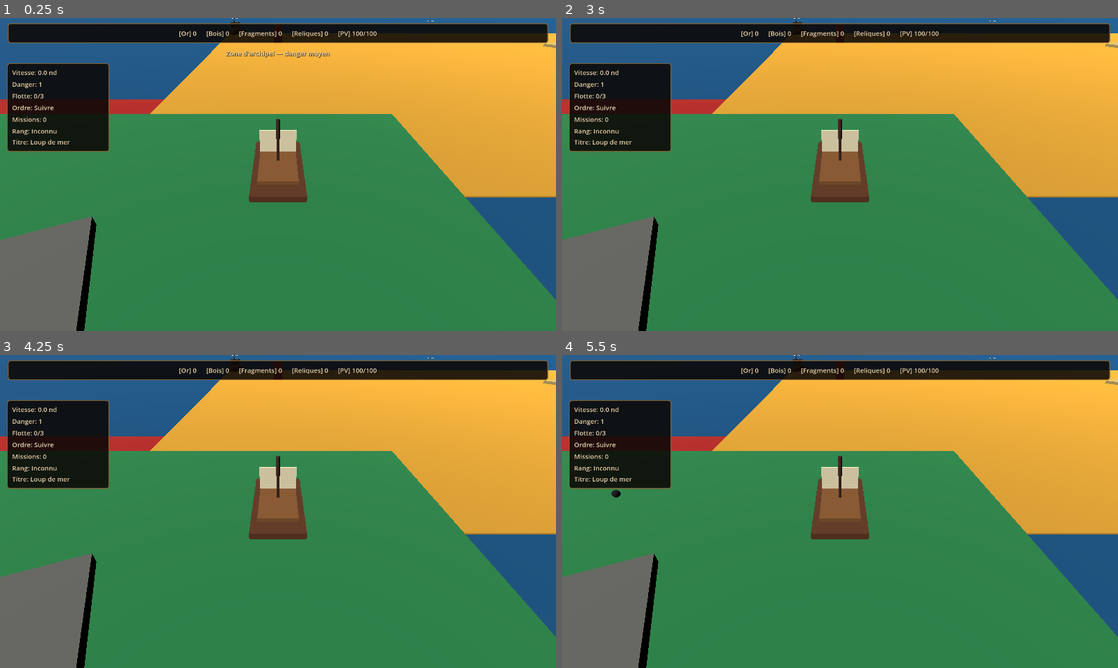
Above: before the commit, frames 1-4 (two rows, left to right).
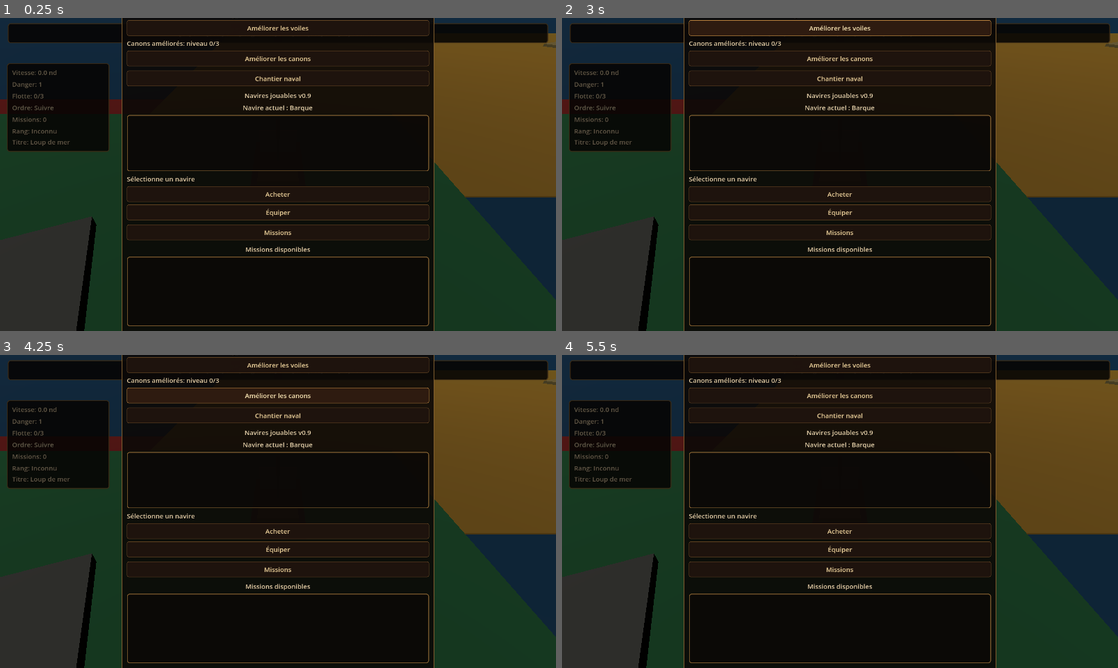
Above: after the commit, the same moments.

Repository: blou132/jeux-pirate
Game: Godot game, scene res://scenes/world/World.tscn
Same seed, same stepped clock (60 frames per second), same inputs: the game is played once before the commit and once after it.
Inputs (mouse positions are in pixels of both pictures, inside the frame that each line leads up to):
- Up to frame 1 (0.25 s): no input
- Up to frame 2 (3 s): click (840, 77) at 0.5 s, where only the run after the commit has a clickable "Chantier naval"; click (840, 193) at 1.25 s, where only the run after the commit has a clickable "Acheter"; click (840, 212) at 2 s, where only the run after the commit has a clickable "Équiper"; click (840, 27) at 2.75 s, where only the run after the commit has a clickable "Améliorer les voiles"
- Up to frame 3 (4.25 s): click (278, 395) at 3.5 s, where only the run after the commit has a clickable "Améliorer les canons"
- Up to frame 4 (5.5 s): click (840, 567) at 4.25 s, where only the run after the commit has a clickable "Missions"; tap Enter at 5 s; move the mouse to (962, 495) at 5.02 s; hold D from 5.03 s (still down); tap R at 5.1 s; click (962, 495) at 5.17 s

The runs differ from the first frame. In frame 1, 91% of the frame differs, in the area x 0-100%, y 0-100%; in frame 2, 92%; in frame 3, 91%; in frame 4, 91%.
Error after the commit: Parse Error: Cannot infer the type of "owned" variable because the value doesn't have a set type. (res://scripts/ui/PortMenu.gd:529)

Commit message:
feat: add shipyard menu at port

Diff:
--- a/scenes/ui/PortMenu.tscn
+++ b/scenes/ui/PortMenu.tscn
@@ -116,6 +116,44 @@
 layout_mode = 2
 text = "Améliorer les canons"
 
+[node name="ShipyardButton" type="Button" parent="Root/CenterContainer/PanelContainer/VBoxContainer"]
+custom_minimum_size = Vector2(0, 34)
+layout_mode = 2
+text = "Chantier naval"
+
+[node name="ShipyardContainer" type="VBoxContainer" parent="Root/CenterContainer/PanelContainer/VBoxContainer"]
+layout_mode = 2
+theme_override_constants/separation = 6
+
+[node name="ShipyardIntroLabel" type="Label" parent="Root/CenterContainer/PanelContainer/VBoxContainer/ShipyardContainer"]
+layout_mode = 2
+text = "Navires jouables v0.9"
+horizontal_alignment = 1
+
+[node name="CurrentShipLabel" type="Label" parent="Root/CenterContainer/PanelContainer/VBoxContainer/ShipyardContainer"]
+layout_mode = 2
+text = "Navire actuel : Barque"
+horizontal_alignment = 1
+
+[node name="ShipList" type="ItemList" parent="Root/CenterContainer/PanelContainer/VBoxContainer/ShipyardContainer"]
+custom_minimum_size = Vector2(0, 130)
+layout_mode = 2
+
+[node name="ShipDetailsLabel" type="Label" parent="Root/CenterContainer/PanelContainer/VBoxContainer/ShipyardContainer"]
+layout_mode = 2
+text = "Sélectionne un navire"
+autowrap_mode = 3
+
+[node name="BuyShipButton" type="Button" parent="Root/CenterContainer/PanelContainer/VBoxContainer/ShipyardContainer"]
+custom_minimum_size = Vector2(0, 32)
+layout_mode = 2
+text = "Acheter"
+
+[node name="EquipShipButton" type="Button" parent="Root/CenterContainer/PanelContainer/VBoxContainer/ShipyardContainer"]
+custom_minimum_size = Vector2(0, 32)
+layout_mode = 2
+text = "Équiper"
+
 [node name="MissionsButton" type="Button" parent="Root/CenterContainer/PanelContainer/VBoxContainer"]
 custom_minimum_size = Vector2(0, 34)
 layout_mode = 2
--- a/scripts/ui/PortMenu.gd
+++ b/scripts/ui/PortMenu.gd
@@ -16,6 +16,13 @@
 @onready var hull_upgrade_button: Button = $Root/CenterContainer/PanelContainer/VBoxContainer/UpgradesContainer/HullUpgradeButton
 @onready var sails_upgrade_button: Button = $Root/CenterContainer/PanelContainer/VBoxContainer/UpgradesContainer/SailsUpgradeButton
 @onready var cannons_upgrade_button: Button = $Root/CenterContainer/PanelContainer/VBoxContainer/UpgradesContainer/CannonsUpgradeButton
+@onready var shipyard_button: Button = $Root/CenterContainer/PanelContainer/VBoxContainer/ShipyardButton
+@onready var shipyard_container: VBoxContainer = $Root/CenterContainer/PanelContainer/VBoxContainer/ShipyardContainer
+@onready var current_ship_label: Label = $Root/CenterContainer/PanelContainer/VBoxContainer/ShipyardContainer/CurrentShipLabel
+@onready var ship_list: ItemList = $Root/CenterContainer/PanelContainer/VBoxContainer/ShipyardContainer/ShipList
+@onready var ship_details_label: Label = $Root/CenterContainer/PanelContainer/VBoxContainer/ShipyardContainer/ShipDetailsLabel
+@onready var buy_ship_button: Button = $Root/CenterContainer/PanelContainer/VBoxContainer/ShipyardContainer/BuyShipButton
+@onready var equip_ship_button: Button = $Root/CenterContainer/PanelContainer/VBoxContainer/ShipyardContainer/EquipShipButton
 @onready var missions_button: Button = $Root/CenterContainer/PanelContainer/VBoxContainer/MissionsButton
 @onready var missions_container: VBoxContainer = $Root/CenterContainer/PanelContainer/VBoxContainer/MissionsContainer
 @onready var missions_intro_label: Label = $Root/CenterContainer/PanelContainer/VBoxContainer/MissionsContainer/MissionsIntroLabel
@@ -34,12 +41,15 @@
 var _previous_pause_state: bool = false
 var _mission_ids: Array[String] = []
 var _selected_mission_id: String = ""
+var _ship_ids: Array[String] = []
+var _selected_ship_id: String = ""
 
 
 func _ready() -> void:
 	process_mode = Node.PROCESS_MODE_ALWAYS
 	root_control.visible = false
 	upgrades_container.visible = false
+	shipyard_container.visible = false
 	missions_container.visible = false
 	pirate_status_container.visible = false
 	repair_button.pressed.connect(_on_repair_pressed)
@@ -48,6 +58,10 @@
 	hull_upgrade_button.pressed.connect(_on_hull_upgrade_pressed)
 	sails_upgrade_button.pressed.connect(_on_sails_upgrade_pressed)
 	cannons_upgrade_button.pressed.connect(_on_cannons_upgrade_pressed)
+	shipyard_button.pressed.connect(_on_shipyard_pressed)
+	ship_list.item_selected.connect(_on_ship_selected)
+	buy_ship_button.pressed.connect(_on_buy_ship_pressed)
+	equip_ship_button.pressed.connect(_on_equip_ship_pressed)
 	missions_button.pressed.connect(_on_missions_pressed)
 	mission_list.item_selected.connect(_on_mission_selected)
 	accept_mission_button.pressed.connect(_on_accept_mission_pressed)
@@ -72,12 +86,14 @@
 	_set_hud_detail_mode(true)
 	status_label.text = ""
 	upgrades_container.visible = false
+	shipyard_container.visible = false
 	missions_container.visible = false
 	pirate_status_container.visible = false
 	_refresh_repair_button()
 	_refresh_ally_repair_button()
 	_refresh_recruit_ally_button()
 	_refresh_upgrade_rows()
+	_refresh_shipyard_rows()
 	_refresh_mission_rows()
 	_refresh_pirate_status_panel()
 	root_control.visible = true
@@ -203,6 +219,7 @@
 func _on_upgrades_pressed() -> void:
 	upgrades_container.visible = not upgrades_container.visible
 	if upgrades_container.visible:
+		shipyard_container.visible = false
 		missions_container.visible = false
 		pirate_status_container.visible = false
 		status_label.text = "Choisis une amélioration"
@@ -428,10 +445,149 @@
 		button.disabled = upgrade_system.is_max_level(upgrade_id)
 
 
+func _on_shipyard_pressed() -> void:
+	shipyard_container.visible = not shipyard_container.visible
+	if shipyard_container.visible:
+		upgrades_container.visible = false
+		missions_container.visible = false
+		pirate_status_container.visible = false
+		status_label.text = "Chantier naval"
+		_refresh_shipyard_rows()
+	else:
+		status_label.text = ""
+
+
+func _refresh_shipyard_rows() -> void:
+	ship_list.clear()
+	_ship_ids.clear()
+
+	var game_state := _get_game_state()
+	if game_state == null:
+		current_ship_label.text = "Navire actuel indisponible"
+		ship_details_label.text = "Chantier naval indisponible"
+		buy_ship_button.disabled = true
+		equip_ship_button.disabled = true
+		return
+
+	var active_ship_id := ShipCatalog.STARTING_SHIP_ID
+	if game_state.has_method("get_active_player_ship_id"):
+		active_ship_id = String(game_state.get_active_player_ship_id())
+
+	current_ship_label.text = "Navire actuel : %s" % ShipCatalog.get_ship_name(active_ship_id)
+	var ship_ids := ShipCatalog.get_player_ship_ids()
+	for ship_id in ship_ids:
+		_ship_ids.append(ship_id)
+		ship_list.add_item(_build_ship_row_text(game_state, ship_id))
+
+	if _ship_ids.is_empty():
+		_selected_ship_id = ""
+		ship_details_label.text = "Aucun navire disponible"
+		buy_ship_button.disabled = true
+		equip_ship_button.disabled = true
+		return
+
+	var selected_index := _get_ship_index(_selected_ship_id)
+	if selected_index < 0:
+		selected_index = _get_ship_index(active_ship_id)
+	if selected_index < 0:
+		selected_index = 0
+
+	_selected_ship_id = _ship_ids[selected_index]
+	ship_list.select(selected_index)
+	_refresh_selected_ship()
+
+
+func _build_ship_row_text(game_state: Node, ship_id: String) -> String:
+	var status := ShipCatalog.format_cost(ship_id)
+	if game_state.has_method("is_player_ship_owned") and game_state.is_player_ship_owned(ship_id):
+		status = "possédé"
+	if game_state.has_method("get_active_player_ship_id") and String(game_state.get_active_player_ship_id()) == ship_id:
+		status = "navire actuel"
+	elif game_state.has_method("can_afford_player_ship") and not game_state.can_afford_player_ship(ship_id):
+		status = "ressources insuffisantes"
+
+	return "%s - %s" % [ShipCatalog.get_ship_name(ship_id), status]
+
+
+func _on_ship_selected(index: int) -> void:
+	if index < 0 or index >= _ship_ids.size():
+		return
+
+	_selected_ship_id = _ship_ids[index]
+	_refresh_selected_ship()
+
+
+func _refresh_selected_ship() -> void:
+	var game_state := _get_game_state()
+	if game_state == null or _selected_ship_id.is_empty():
+		ship_details_label.text = "Navire indisponible"
+		buy_ship_button.disabled = true
+		equip_ship_button.disabled = true
+		return
+
+	var lines := ShipCatalog.get_ship_stat_lines(_selected_ship_id)
+	var owned := game_state.has_method("is_player_ship_owned") and game_state.is_player_ship_owned(_selected_ship_id)
+	var active := game_state.has_method("get_active_player_ship_id") and String(game_state.get_active_player_ship_id()) == _selected_ship_id
+	var can_afford := game_state.has_method("can_afford_player_ship") and game_state.can_afford_player_ship(_selected_ship_id)
+
+	if active:
+		lines.append("État : navire actuel")
+	elif owned:
+		lines.append("État : possédé")
+	elif can_afford:
+		lines.append("État : disponible à l'achat")
+	else:
+		lines.append("État : ressources insuffisantes")
+
+	ship_details_label.text = "\n".join(lines)
+	buy_ship_button.text = "Acheter : %s" % ShipCatalog.format_cost(_selected_ship_id)
+	buy_ship_button.disabled = owned or not can_afford
+	equip_ship_button.text = "Équiper"
+	equip_ship_button.disabled = not owned or active
+	if active:
+		equip_ship_button.text = "Navire actuel"
+
+
+func _on_buy_ship_pressed() -> void:
+	var game_state := _get_game_state()
+	if game_state == null or _selected_ship_id.is_empty() or not game_state.has_method("purchase_player_ship"):
+		status_label.text = "Achat indisponible"
+		return
+
+	status_label.text = game_state.purchase_player_ship(_selected_ship_id)
+	_refresh_shipyard_rows()
+	_refresh_repair_button()
+	_refresh_upgrade_rows()
+
+
+func _on_equip_ship_pressed() -> void:
+	var game_state := _get_game_state()
+	if game_state == null or _selected_ship_id.is_empty() or not game_state.has_method("equip_player_ship"):
+		status_label.text = "Équipement indisponible"
+		return
+
+	status_label.text = game_state.equip_player_ship(_selected_ship_id)
+	_refresh_shipyard_rows()
+	_refresh_repair_button()
+	_refresh_upgrade_rows()
+
+
+func _get_ship_index(ship_id: String) -> int:
+	if ship_id.is_empty():
+		return -1
+
+	for index in range(_ship_ids.size()):
+		if _ship_ids[index] == ship_id:
+			return index
+
+	return -1
+
+
 func _on_missions_pressed() -> void:
 	missions_container.visible = not missions_container.visible
 	if missions_container.visible:
 		upgrades_container.visible = false
+		shipyard_container.visible = false
 		pirate_status_container.visible = false
 		status_label.text = "Choisis une mission"
 		_refresh_mission_rows()
@@ -443,6 +599,7 @@
 	pirate_status_container.visible = not pirate_status_container.visible
 	if pirate_status_container.visible:
 		upgrades_container.visible = false
+		shipyard_container.visible = false
 		missions_container.visible = false
 		status_label.text = "Statut pirate"
 		_refresh_pirate_status_panel()
